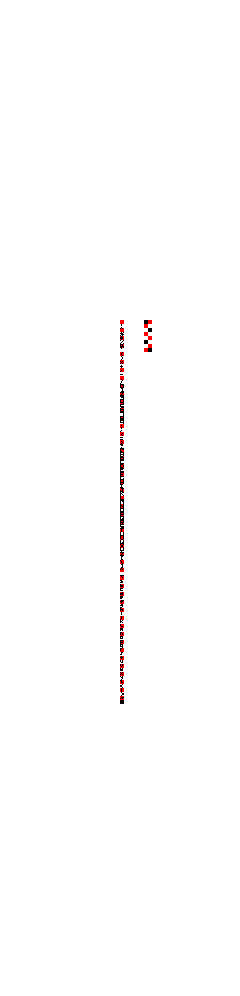
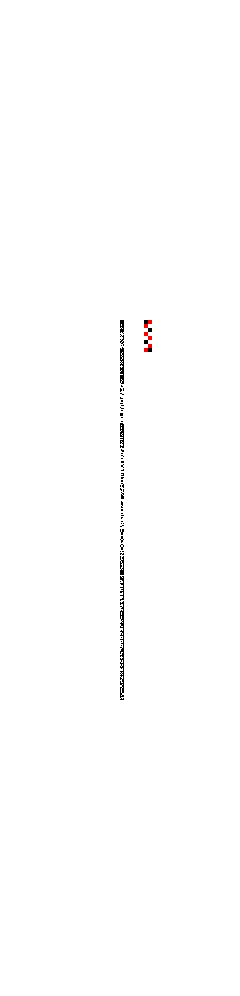
The second (240, 996) image is a revision of the first. Changes to its layers:
hid "Color Fill 2 copy" over [120, 320, 124, 704]
painted on "tinyfont8x8" over [120, 393, 124, 528]
hid "bg pattern" (2nd of 2, in "font") over [120, 320, 124, 704]
showed "Color Fill 1", painted on it over [120, 320, 124, 704]
